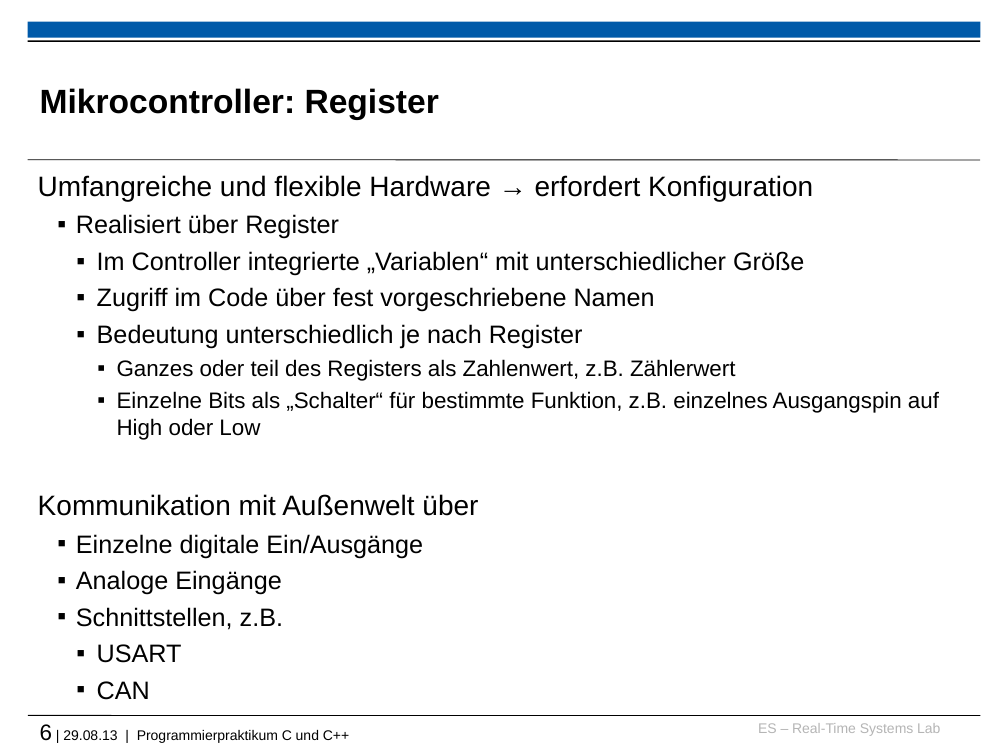
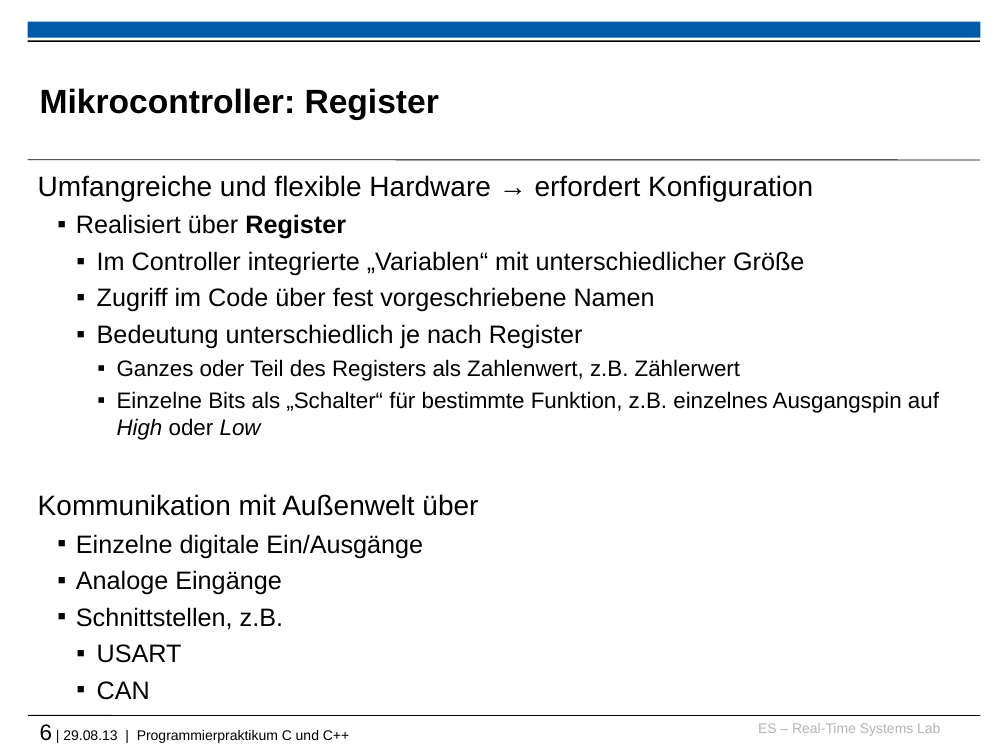
Before and after one commit to h82k/tud-cppp, a slide deck: slide 6 of Vorlesung/5 Embedded Systems_F9.ppt. Drawn at 1008x756 pixels with LibreOffice and Linux fonts; fonts in the diff are those of the drawing; background and template pictures are left out. Boxes give left, top, right and bottom in pixels: in the first picture for what was removed or moved away, otherwise in the second. Text is boxed around its words. In the diff, an @@ line names an element or a change of style, - is before the commit and + after.

```diff
--- a/Vorlesung/5 Embedded Systems_F9.ppt
+++ b/Vorlesung/5 Embedded Systems_F9.ppt
@@ text at (76,214,939,440): bold on in "Register"; italic on in "High Low" @@
@@ text at (117,359,740,381): text changed @@
-      ▪ Ganzes oder teil des Registers als Zahlenwert, z.B. Zählerwert
+      ▪ Ganzes oder Teil des Registers als Zahlenwert, z.B. Zählerwert
```
Also in this commit, not shown: 6 other slides changed, 2 other files.
